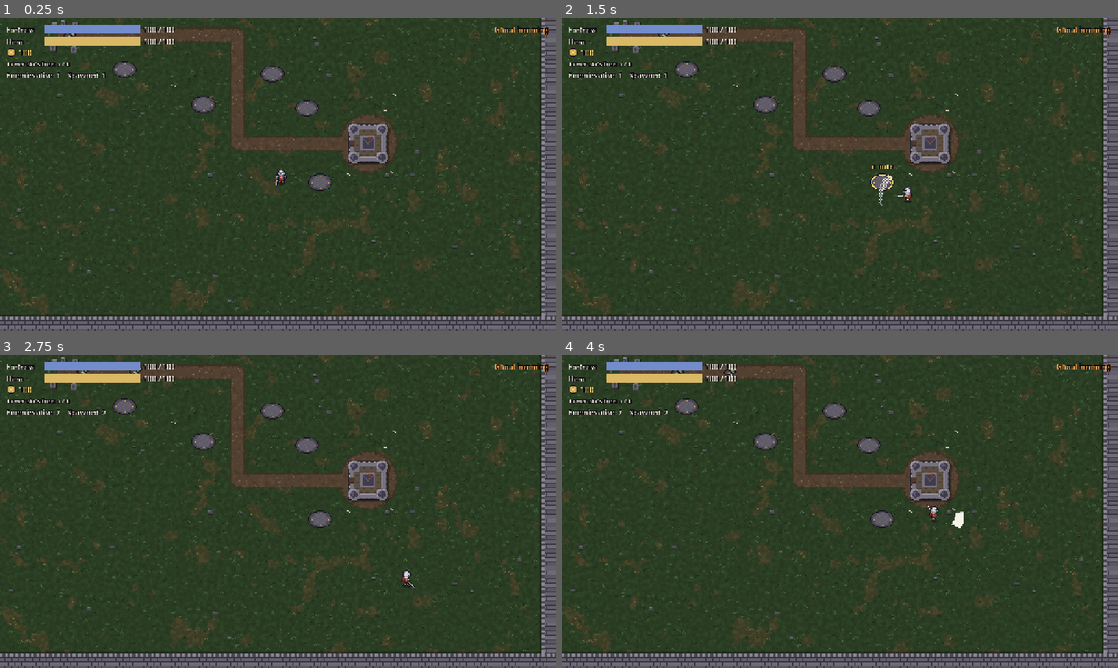
Above: before the commit, frames 1-4 (two rows, left to right).
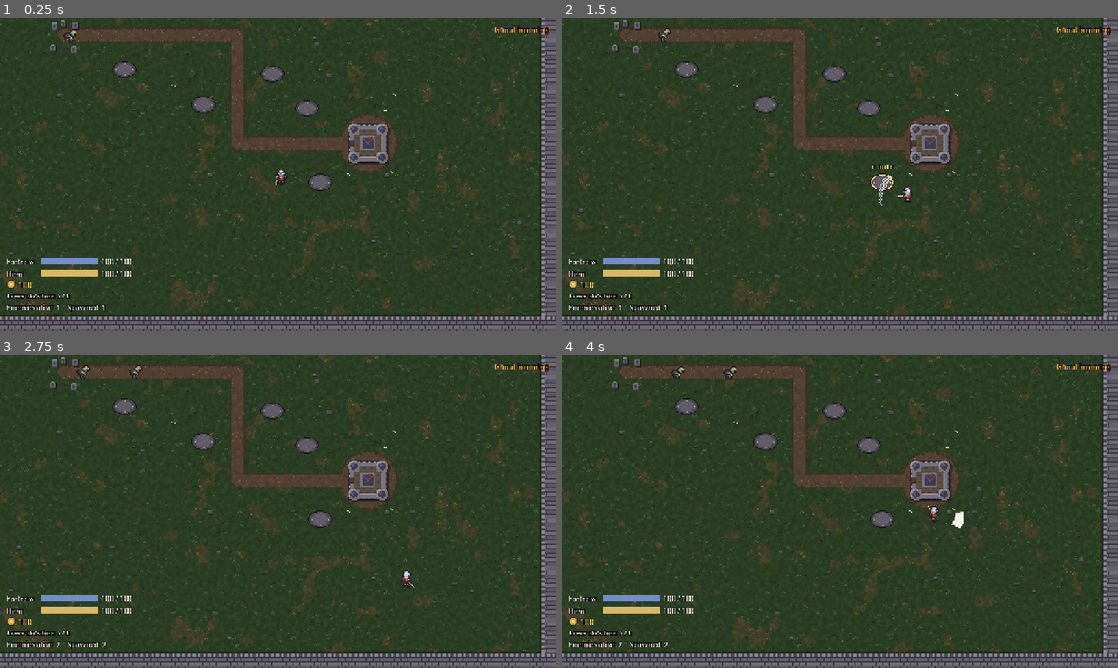
Above: after the commit, the same moments.

Repository: tkjuggeri-svg/last-stand
Game: Godot game, scene res://main/main.tscn
The game is run twice, just before and just after one commit, with the same random seed, the same clock (stepped at 60 frames per second) and the same inputs.
Inputs (mouse positions are in pixels of both pictures, inside the frame that each line leads up to):
- Up to frame 1 (0.25 s): no input
- Up to frame 2 (1.5 s): move the mouse to (962, 158) at 0.52 s; press the mouse at (962, 158) at 0.53 s; hold D (move_right) 0.53-1.28 s; move the mouse to (728, 190) at 1.27 s; release the mouse at (728, 190) at 1.28 s; hold S (move_down) from 1.28 s (still down); click (728, 190) at 1.35 s
- Up to frame 3 (2.75 s): move the mouse to (333, 442) at 2.02 s; release S (move_down) at 2.03 s; hold D (move_right) from 2.03 s (still down); hold E (interact) from 2.03 s (still down); click (333, 442) at 2.3 s
- Up to frame 4 (4 s): move the mouse to (812, 574) at 2.77 s; release D (move_right) at 2.78 s; release E (interact) at 2.78 s; hold W (move_up) 2.78-3.53 s; click (812, 574) at 2.85 s; move the mouse to (1006, 558) at 3.52 s; press the mouse at (1006, 558) at 3.53 s; hold A (move_left) from 3.53 s (still down)

The runs differ from the first frame. In frame 1, 2.7% of the frame differs, in the area x 1-32%, y 2-94%; in frame 2, 2.7%; in frame 3, 2.7%; in frame 4, 2.7%.

Commit message:
M3 Phase D: HUD integration, polish, balance and docs
- HUD info block (HP, gold, free slots, enemy counts) moved to the
  bottom-left and narrowed: the spawn and the whole lane stay visible,
  and it sits left of the bottom-centre build panel.
- Polish: gold "+N" popup where an enemy is killed (level effects layer),
  dust puff when a tower is built or sold, rounder cannon tower.
- Balance: cannon 30 damage / 2.0 s (one-shots Ghouls; one cannon or two
  archers hold a 10-Ghoul wave). tests/tools/balance_report.gd plays a
  wave per tower setup and prints the outcome.
- Screenshot tool "build" scenario captures a blast, a slowed ghoul and a
  gold popup in the real game.
- Docs: CLAUDE.md (per-level systems, freed-object rule, tools), GAME_DESIGN
  (economy, towers, building any time), ROADMAP (M3 done).

Co-Authored-By: Claude Opus 5.5 <noreply@anthropic.com>

Diff:
--- a/data/towers/cannon.tres
+++ b/data/towers/cannon.tres
@@ -11,8 +11,8 @@
 cost = 100
 scene = ExtResource("2_scene")
 attack_range = 190.0
-damage = 20
-fire_interval = 2.2
+damage = 30
+fire_interval = 2.0
 projectile_speed = 300.0
 projectile_look = &"cannonball"
 splash_radius = 56.0
--- a/entities/effects/damage_number.gd
+++ b/entities/effects/damage_number.gd
@@ -1,6 +1,6 @@
 class_name DamageNumber
 extends Node2D
-## A short floating number ("-10") that rises, fades and removes itself. Display only.
+## A short floating number ("-10" damage, "+10" gold) that rises, fades and removes itself. Display only.
 
 const RISE: float = 22.0
 const DURATION: float = 0.8
@@ -12,6 +12,12 @@
 	tween.chain().tween_callback(queue_free)
 
 
-## Call before adding it to the tree.
+## Damage taken. Call before adding it to the tree.
 func set_amount(amount: int) -> void:
 	%Label.text = "-%d" % amount
+
+
+## Any short text in a colour (e.g. "+10" in gold). Call before adding it to the tree.
+func set_text(text: String, color: Color) -> void:
+	%Label.text = text
+	(%Label as Label).add_theme_color_override("font_color", color)
--- /dev/null
+++ b/entities/effects/dust_puff.tscn
@@ -0,0 +1,13 @@
+[gd_scene load_steps=3 format=3]
+
+[ext_resource type="Script" path="res://entities/effects/one_shot_effect.gd" id="1_effect"]
+[ext_resource type="SpriteFrames" path="res://entities/effects/dust_frames.tres" id="2_frames"]
+
+[node name="DustPuff" type="Node2D"]
+z_index = 2
+script = ExtResource("1_effect")
+
+[node name="Sprite" type="AnimatedSprite2D" parent="."]
+scale = Vector2(2, 2)
+sprite_frames = ExtResource("2_frames")
+animation = &"dust"
--- a/entities/towers/build_slot.gd
+++ b/entities/towers/build_slot.gd
@@ -7,6 +7,7 @@
 signal hero_exited(slot: BuildSlot)
 
 const RANGE_COLOR: Color = Color(0.95, 0.85, 0.5, 0.55)
+const DUST_SCENE: PackedScene = preload("res://entities/effects/dust_puff.tscn")
 
 ## The tower standing here, or null.
 var tower: Tower = null
@@ -33,6 +34,7 @@
 	tower = new_tower
 	add_child(new_tower)
 	_update_prompt()
+	_puff()
 
 
 ## Takes the tower off the slot and returns it (the caller frees it). Returns null if empty, so a
@@ -42,6 +44,7 @@
 	tower = null
 	if removed != null:
 		remove_child(removed)
+		_puff()
 	_update_prompt()
 	return removed
 
@@ -57,6 +60,13 @@
 func show_range(radius: float) -> void:
 	_range_radius = radius
 	queue_redraw()
+
+
+## A dust cloud when a tower goes up or comes down (display only).
+func _puff() -> void:
+	var dust: Node2D = DUST_SCENE.instantiate()
+	dust.position = Vector2(0, 4)
+	add_child(dust)
 
 
 func _update_prompt() -> void:
--- a/levels/level.gd
+++ b/levels/level.gd
@@ -2,11 +2,15 @@
 extends Node2D
 ## Root of a playable level. The run is lost when the fortress is destroyed or the hero dies:
 ## everything in the level stops, and run_lost (once) tells the owner (Main) to show Game Over.
-## It also places one-shot visuals (e.g. an enemy's death effect) in its Effects layer.
+## It also places one-shot visuals (an enemy's death effect and the "+gold" it was worth) in its
+## Effects layer.
 
 signal run_lost(reason: LossReason)
 
 enum LossReason { FORTRESS_DESTROYED, HERO_KILLED }
+
+const FLOATING_TEXT_SCENE: PackedScene = preload("res://entities/effects/damage_number.tscn")
+const GOLD_TEXT_COLOR: Color = Color(0.95, 0.82, 0.45, 1)
 
 @export var fortress: Fortress
 @export var hero: Hero
@@ -50,8 +54,13 @@
 
 
 func _on_enemy_killed(enemy: Enemy) -> void:
-	if enemy.data.death_effect == null:
-		return
-	var effect: Node2D = enemy.data.death_effect.instantiate()
-	effect.position = _effects.to_local(enemy.global_position)
-	_effects.add_child(effect)
+	var at: Vector2 = _effects.to_local(enemy.global_position)
+	if enemy.data.death_effect != null:
+		var effect: Node2D = enemy.data.death_effect.instantiate()
+		effect.position = at
+		_effects.add_child(effect)
+	if enemy.data.gold_reward > 0:
+		var gold_text: DamageNumber = FLOATING_TEXT_SCENE.instantiate()
+		gold_text.set_text("+%d" % enemy.data.gold_reward, GOLD_TEXT_COLOR)
+		gold_text.position = at + Vector2(0, -30)
+		_effects.add_child(gold_text)
--- a/tests/automated/test_enemy_info.gd
+++ b/tests/automated/test_enemy_info.gd
@@ -1,8 +1,6 @@
 extends SceneTree
 ## Automated check for the enemy information HUD: counts, notifications and their wiring.
 ## Run all tests with tests/run_tests.sh, or this one: godot --headless --fixed-fps 60 --path . --script res://<this file>
-
-const VIEWPORT_SIZE: Vector2 = Vector2(1280, 720)
 
 var _failures: int = 0
 
@@ -90,12 +88,14 @@
 	_check("double exit counted once", spawner.get_living_count() == living_before - 1 and events["killed"] == 2)
 
 	# --- Placement: outside the middle of the screen ---
+	var viewport: Vector2 = root.get_visible_rect().size  # headless runs don't use the 1280x720 window
 	var feed_rect: Rect2 = feed.get_global_rect()
 	var stats_rect: Rect2 = stats.get_global_rect()
 	_check("feed sits in the top-right corner (%s)" % feed_rect,
-		feed_rect.position.x >= VIEWPORT_SIZE.x * 0.7 and feed_rect.end.x <= VIEWPORT_SIZE.x and feed_rect.end.y <= 160.0)
-	_check("stats sit in the top-left corner (%s)" % stats_rect,
-		stats_rect.end.x <= VIEWPORT_SIZE.x * 0.4 and stats_rect.end.y <= 160.0)
+		feed_rect.position.x >= viewport.x * 0.7 and feed_rect.end.x <= viewport.x and feed_rect.end.y <= 160.0)
+	# Bottom-left: away from the spawn and the lane (top-left) and left of the build panel (bottom centre).
+	_check("stats sit in the bottom-left corner (%s)" % stats_rect,
+		stats_rect.end.x <= 320.0 and stats_rect.position.y >= viewport.y * 0.7 and stats_rect.end.y <= viewport.y)
 	level.queue_free()
 	await _frames(2)
 
--- a/tests/automated/test_towers.gd
+++ b/tests/automated/test_towers.gd
@@ -82,15 +82,16 @@
 	var ghouls: Array[Enemy] = []
 	for offset: Vector2 in [Vector2(0, 0), Vector2(22, 10), Vector2(-18, 14)]:
 		ghouls.append(_stationary_ghoul(level, Vector2(-200, 60) + offset))
-	var hp: Array[HealthComponent] = []
-	for g: Enemy in ghouls:
-		hp.append(g.get_node("%HealthComponent"))
-	await _until(func() -> bool: return hp.any(func(h: HealthComponent) -> bool: return h.current_health < 30), 400)
+	var max_hp: int = ghouls[0].data.max_health  # read now: a one-shot frees them
+	var damage_taken: Array[int] = [0, 0, 0]
+	for i: int in ghouls.size():
+		var hp: HealthComponent = ghouls[i].get_node("%HealthComponent")
+		hp.health_changed.connect(func(current: int, maximum: int) -> void: damage_taken[i] = maximum - current)
+	await _until(func() -> bool: return damage_taken.any(func(d: int) -> bool: return d > 0), 400)
 	await _frames(3)
-	var values: Array[int] = []
-	for h: HealthComponent in hp:
-		values.append(h.current_health)
-	_check("one cannon shot damages all 3 ghouls in the blast (HP %s)" % [values], values == [10, 10, 10])
+	var expected: int = mini(CANNON.damage, max_hp)
+	_check("one cannon shot hits all 3 ghouls in the blast for %d each (%s)" % [expected, damage_taken],
+		damage_taken == [expected, expected, expected])
 	await _free(level)
 
 
@@ -108,7 +109,7 @@
 	blast.position = Vector2(-70, 0)  # the fortress wall (x = -48) is inside the 56 px blast
 	level.add_child(blast)
 	await _frames(4)
-	_check("the blast hurts the ghoul", (ghoul.get_node("%HealthComponent") as HealthComponent).current_health == 10)
+	_check("the blast hurts the ghoul", not is_instance_valid(ghoul) or (ghoul.get_node("%HealthComponent") as HealthComponent).current_health < 30)
 	_check("...but never the hero", hero.health.current_health == 100)
 	_check("...and never the fortress", fortress.health.current_health == 100)
 	await _free(level)
--- a/tests/automated/test_visuals.gd
+++ b/tests/automated/test_visuals.gd
@@ -133,10 +133,15 @@
 	hero.position = ghoul.global_position + Vector2(40, 0)
 	(ghoul.get_node("%HealthComponent") as HealthComponent).take_damage(100)
 	await _frames(1)
+	var death_effects: Array[Node] = effects.get_children().filter(func(n: Node) -> bool: return n is OneShotEffect)
+	var gold_texts: Array[Node] = effects.get_children().filter(func(n: Node) -> bool: return n is DamageNumber)
 	_check("death effect spawned at the ghoul's position",
-		effects.get_child_count() == 1 and (effects.get_child(0) as Node2D).global_position.distance_to(death_spot) < 2.0)
+		death_effects.size() == 1 and (death_effects[0] as Node2D).global_position.distance_to(death_spot) < 2.0)
+	_check("a gold '+10' rises where the ghoul died",
+		gold_texts.size() == 1 and (gold_texts[0].get_node("%Label") as Label).text == "+10"
+		and (gold_texts[0] as Node2D).global_position.distance_to(death_spot) < 40.0)
 	await _frames(70)
-	_check("death effect removes itself (within ~1 s)", effects.get_child_count() == 0)
+	_check("death effect and gold text remove themselves (within ~1 s)", effects.get_child_count() == 0)
 	level.queue_free()
 	await _frames(2)
 
--- /dev/null
+++ b/tests/tools/balance_report.gd
@@ -0,0 +1,59 @@
+extends SceneTree
+## Plays one full spawner wave (10 ghouls) per tower setup with an idle hero and prints what happened:
+## kills, leaks, fortress HP, gold. A tuning aid, not a pass/fail test.
+##   godot --headless --fixed-fps 60 --path . --script res://tests/tools/balance_report.gd
+## Setups buy towers as soon as the gold allows (in the listed order), like a player would.
+
+const ARENA: String = "res://levels/prototype_arena.tscn"
+const SETUPS: Dictionary = {
+	"no towers": [],
+	"archer": [["archer", 0]],
+	"cannon": [["cannon", 2]],
+	"frost": [["frost", 3]],
+	"archer, then archer": [["archer", 0], ["archer", 3]],
+	"archer, then frost": [["archer", 0], ["frost", 3]],
+	"archer, frost, cannon": [["archer", 0], ["frost", 3], ["cannon", 2]],
+}
+
+
+func _initialize() -> void:
+	print("%-24s %5s %5s %9s %6s %6s %s" % ["setup", "kills", "leaks", "fortress", "gold", "bonus", "built"])
+	for setup_name: String in SETUPS:
+		await _play(setup_name, SETUPS[setup_name])
+	quit()
+
+
+func _play(setup_name: String, plan: Array) -> void:
+	var level: Level = (load(ARENA) as PackedScene).instantiate()
+	(level.get_node("Hero") as Node2D).position = Vector2(-750, 330)  # idle, away from the lane
+	root.add_child(level)
+	var builder: TowerBuilder = level.get_node("%TowerBuilder")
+	var economy: Economy = level.get_node("%Economy")
+	var spawner: EnemySpawner = level.get_node("EnemySpawner")
+	var rewards: WaveRewards = level.get_node("%WaveRewards")
+	var fortress: Fortress = level.get_node("Fortress")
+	var stats: Dictionary = {"kills": 0, "leaks": 0, "bonus": 0, "cleared": false}
+	spawner.enemy_killed.connect(func(_e: Enemy) -> void: stats["kills"] += 1)
+	spawner.enemy_reached_fortress.connect(func(_e: Enemy) -> void: stats["leaks"] += 1)
+	spawner.wave_cleared.connect(func() -> void: stats["cleared"] = true)
+	rewards.perfect_defense_awarded.connect(func(b: int) -> void: stats["bonus"] = b)
+	var catalog: Dictionary = {}
+	for data: TowerData in builder.catalog:
+		catalog[String(data.id)] = data
+	var next: int = 0
+	var built: Array[String] = []
+	for _i: int in 60 * 60:
+		await physics_frame
+		if next < plan.size():
+			var step: Array = plan[next]
+			var data: TowerData = catalog[step[0]]
+			if economy.can_afford(data.cost) and builder.build(builder.get_slots()[step[1]], data):
+				built.append("%s@%.0fs" % [step[0], _i / 60.0])
+				next += 1
+		if stats["cleared"] or fortress.health.is_dead():
+			break
+	print("%-24s %5d %5d %9d %6d %6d %s" % [setup_name, stats["kills"], stats["leaks"],
+		fortress.health.current_health, economy.get_gold(), stats["bonus"], ", ".join(built)])
+	level.queue_free()
+	for _i: int in 2:
+		await physics_frame
--- a/tests/tools/capture_screenshots.gd
+++ b/tests/tools/capture_screenshots.gd
@@ -109,10 +109,24 @@
 	await _frames(20)
 	await _shot("build_01_menu")
 	hero.position = Vector2(-470, 40)  # off the lane, close enough for the camera to frame the fight
-	await _frames(300)
-	for i: int in 6:
-		await _shot("build_%02d_towers_fighting" % (i + 2))
-		await _frames(9)
+	await _frames(240)
+	await _shot("build_02_towers_fighting")
+	# Wait for the moments worth seeing: a cannon blast, a frozen ghoul, a gold popup.
+	var wanted: Dictionary = {"build_03_explosion": "Explosion", "build_04_frost_slow": "slowed", "build_05_gold_popup": "DamageNumber"}
+	for _i: int in 1800:
+		await _frames(1)
+		for shot_name: String in wanted.keys():
+			if _level_shows(level, wanted[shot_name]):
+				await _shot(shot_name)
+				wanted.erase(shot_name)
+		if wanted.is_empty():
+			break
+
+
+func _level_shows(level: Level, what: String) -> bool:
+	if what == "slowed":
+		return (level.get_node("EnemySpawner") as Node).get_children().any(func(e: Node) -> bool: return (e as Enemy).is_slowed())
+	return not level.find_children("*", what, true, false).is_empty()
 
 
 func _shot(shot_name: String) -> void:
--- a/tools/art/generate_art.gd
+++ b/tools/art/generate_art.gd
@@ -701,7 +701,12 @@
 					_px(img, Vector2i(x, y), mortar if brick else stone)
 			_fill_rect(img, Rect2i(3, 14, 1, 16), stone_light)
 			_fill_rect(img, Rect2i(20, 14, 1, 16), stone_dark)
+			# Round the body: trim the corners so it reads as a drum tower, not a box.
+			for corner: Vector2i in [Vector2i(3, 28), Vector2i(3, 29), Vector2i(4, 29), Vector2i(20, 28), Vector2i(20, 29), Vector2i(19, 29)]:
+				_px(img, corner, Color(0, 0, 0, 0))
 			_fill_rect(img, Rect2i(2, 10, 20, 5), stone)
+			for corner: Vector2i in [Vector2i(2, 10), Vector2i(21, 10), Vector2i(2, 14), Vector2i(21, 14)]:
+				_px(img, corner, Color(0, 0, 0, 0))
 			for x: int in range(2, 22):
 				_px(img, Vector2i(x, 10), stone_light if floori(x / 3.0) % 2 == 0 else mortar)
 			_fill_rect(img, Rect2i(5, 11, 14, 3), Color("2e2a36"))
--- a/ui/hud/hud.tscn
+++ b/ui/hud/hud.tscn
@@ -10,12 +10,16 @@
 script = ExtResource("1_hud")
 
 [node name="Margin" type="MarginContainer" parent="."]
-offset_right = 440.0
-offset_bottom = 160.0
+anchors_preset = 2
+anchor_top = 1.0
+anchor_bottom = 1.0
+offset_top = -170.0
+offset_right = 316.0
+grow_vertical = 0
 mouse_filter = 2
 theme = ExtResource("4_theme")
 theme_override_constants/margin_left = 16
-theme_override_constants/margin_top = 16
+theme_override_constants/margin_bottom = 14
 
 [node name="Bars" type="VBoxContainer" parent="Margin"]
 layout_mode = 2
--- a/ui/widgets/health_bar.tscn
+++ b/ui/widgets/health_bar.tscn
@@ -9,14 +9,14 @@
 
 [node name="TitleLabel" type="Label" parent="."]
 unique_name_in_owner = true
-custom_minimum_size = Vector2(80, 0)
+custom_minimum_size = Vector2(72, 0)
 layout_mode = 2
 text = "HP"
 
 [node name="Bar" type="ProgressBar" parent="."]
 unique_name_in_owner = true
 mouse_filter = 2
-custom_minimum_size = Vector2(220, 20)
+custom_minimum_size = Vector2(130, 16)
 layout_mode = 2
 size_flags_vertical = 4
 value = 100.0
@@ -24,6 +24,6 @@
 
 [node name="ValueLabel" type="Label" parent="."]
 unique_name_in_owner = true
-custom_minimum_size = Vector2(90, 0)
+custom_minimum_size = Vector2(76, 0)
 layout_mode = 2
 text = "100 / 100"
Binary file changed: assets/sprites/towers/towers.png
Not shown, added: tests/tools/balance_report.gd.uid
Not shown, changed: CLAUDE.md
Not shown, changed: GAME_DESIGN.md
Not shown, changed: ROADMAP.md
